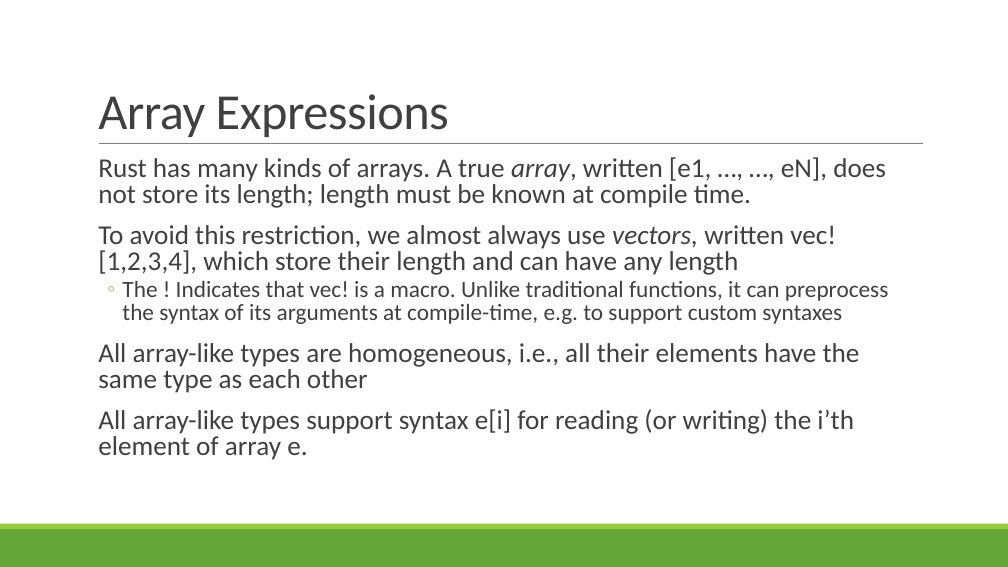
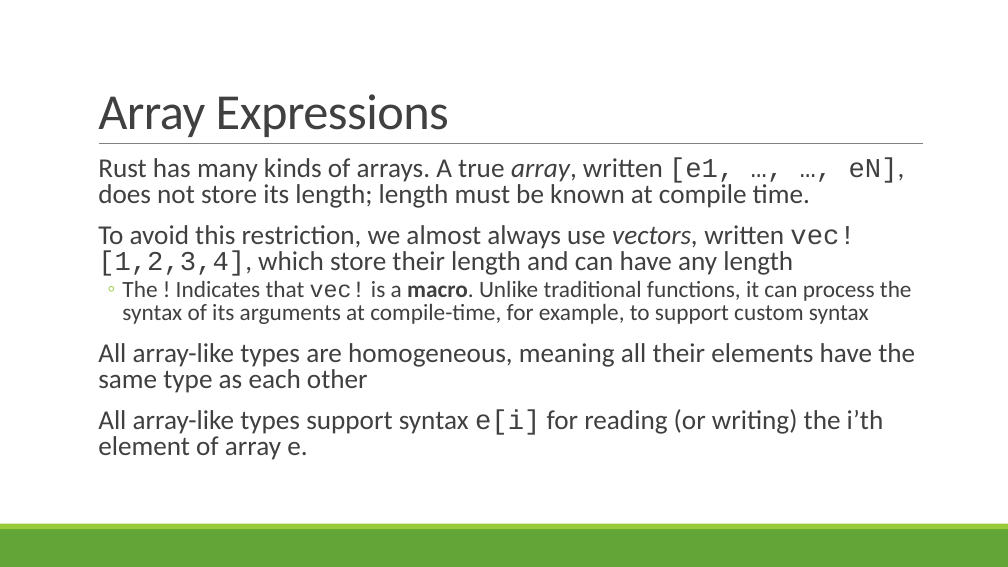
Before and after one commit to rbohrer/pl-course, a slide deck: slide 20 of LectureSlides/01Rust.pptx (slide 21 before the commit). Drawn at 1008x567 pixels with LibreOffice and Linux fonts; fonts in the diff are those of the drawing. Boxes give left, top, right and bottom in pixels: in the first picture for what was removed or moved away, otherwise in the second. Text is boxed around its words. In the diff, an @@ line names an element or a change of style, - is before the commit and + after.

```diff
--- a/LectureSlides/01Rust.pptx
+++ b/LectureSlides/01Rust.pptx
@@ text at (x1=98, y1=158, x2=905, y2=460): font Calibri to Courier New in "[e1, …, …, eN],", "vec![1,2,3,4],", "e[i]" @@
@@ text at (x1=98, y1=281, x2=915, y2=393): text changed @@
-  ◦ The ! Indicates that vec! is a macro. Unlike traditional functions, it can preprocess the syntax of its arguments at compile-time, e.g. to support custom syntaxes
-  All array-like types are homogeneous, i.e., all their elements have the same type as each other
+  ◦ The ! Indicates that vec! is a macro. Unlike traditional functions, it can process the syntax of its arguments at compile-time, for example, to support custom syntax
+  All array-like types are homogeneous, meaning all their elements have the same type as each other
```
Also in this commit, not shown: 15 other slides changed, 3 slides added, 2 other files.
